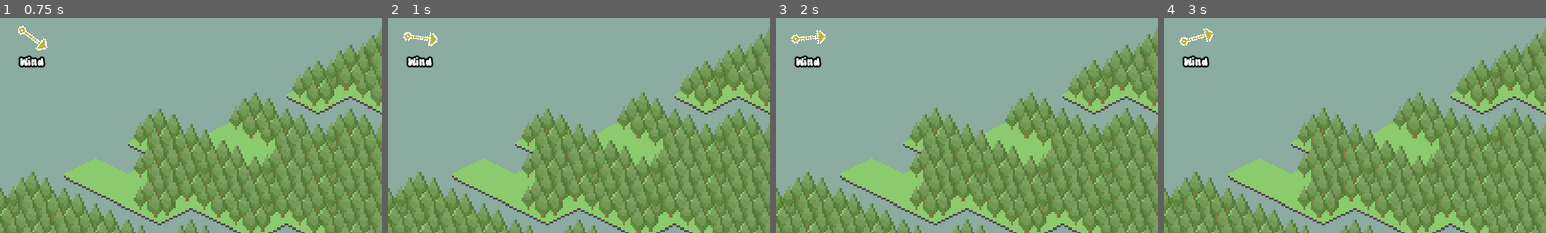
Above: before the commit, frames 1-4 (left to right).
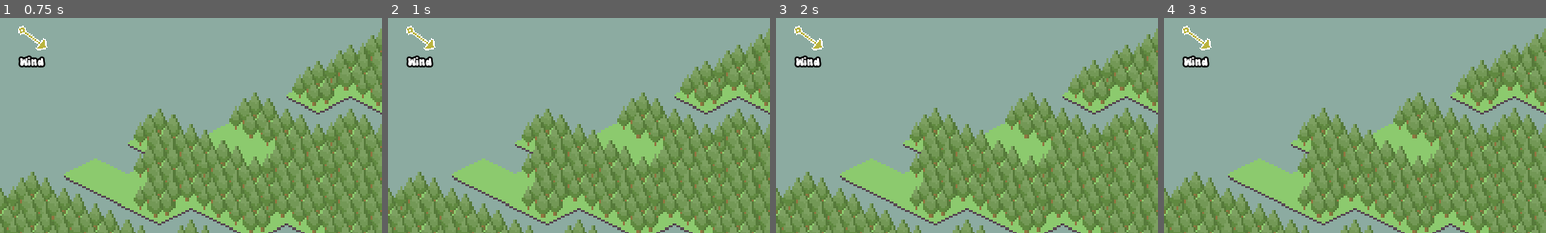
Above: after the commit, the same moments.

Repository: ManechLepage/BHX8.0
Game: Godot game, scene res://Scenes/testing1.tscn
The game is run twice, just before and just after one commit, with the same random seed, the same clock (stepped at 60 frames per second) and the same inputs.
Inputs:
- Up to frame 1 (0.75 s): click "Destroy" at 0.5 s
- Up to frame 2 (1 s): no input
- Up to frame 3 (2 s): click "Plane" at 1.25 s
- Up to frame 4 (3 s): click "Ultimate Planes" at 2 s; click "Destroy" at 2.75 s
The pictures show only the part of the screen within x 0-50%, y 10-60%; the shares and areas given below are measured in that part.

Frame 1 is identical in both runs. In frame 2, 0.4% of the frame differs, in the area x 4-13%, y 3-16%; in frame 3, 0.4%; in frame 4, 0.5%.

Commit message:
Score percentage - working now

Diff:
--- a/bhx/Scenes/testing1.tscn
+++ b/bhx/Scenes/testing1.tscn
@@ -87,6 +87,7 @@
 tile_set = SubResource("TileSet_wjvrg")
 
 [node name="Timer" type="Timer" parent="Tilemap"]
+wait_time = 5.0
 autostart = true
 
 [node name="Camera2D" type="Camera2D" parent="."]
--- a/bhx/Scripts/gamemanager.gd
+++ b/bhx/Scripts/gamemanager.gd
@@ -57,11 +57,7 @@
 
 	if not did_win:
 		var tileMap = get_tree().get_first_node_in_group("TileMap")
-		if tileMap.is_forest_safe():
-			var percentage: float = tileMap.get_percentage_of_remaining_trees()
-			var left: int = tileMap.get_number_of_remaining_trees()
-			output_score(left, percentage)
-			did_win = true
+		tileMap.update_if_player_win()
 
 func update_wind() -> void:
 	wind_orientation = (dir_noise.get_noise_1d(tick * DIR_SPEED) + 1) * PI
@@ -113,4 +109,4 @@
 		tile.heat = tile.new_heat
 
 func output_score(left: int, percentage: float) -> void:
-	get_tree().get_first_node_in_group("UI").animate_score(left, percentage)
+	get_tree().get_first_node_in_group("UI").animate_score(left, round(percentage * 100) / 100)
--- a/bhx/Scripts/input_manager.gd
+++ b/bhx/Scripts/input_manager.gd
@@ -20,15 +20,19 @@
 
 func _input(event: InputEvent) -> void:
 	update_hover()
+	var did_do_something: bool = false
 	if Input.is_action_just_pressed("Test1"):
 		selecting_type = SelectingType.DESTROY1
+		did_do_something = true
 	elif Input.is_action_just_pressed("Click") and selecting_type == SelectingType.DESTROY1:
 		destroy()
 		selecting_type = SelectingType.NONE
+		did_do_something = true
 	elif Input.is_action_just_pressed("Click") and selecting_type == SelectingType.PLANE1:
 		await get_tree().create_timer(10.0).timeout
 		plane_script.plane_function(tilemap.map, get_clicked_tile().position)
 		selecting_type = SelectingType.NONE
+		did_do_something = true
 	elif Input.is_action_just_pressed("Click") and selecting_type == SelectingType.PLANE2:
 		await get_tree().create_timer(10.0).timeout
 		var clicked_position: Vector2 = get_clicked_tile().position
@@ -36,6 +40,10 @@
 		for center in centers:
 			plane_script.plane_function(tilemap.map, center)
 		selecting_type = SelectingType.NONE
+		did_do_something = true
+
+	if did_do_something:
+		get_tree().get_first_node_in_group("TileMap").update_if_player_win()
 
 func get_clicked_tile() -> Tile:
 	var coords: Vector2i = tilemap.ground.local_to_map(tilemap.ground.get_local_mouse_position()) + tilemap.offset
--- a/bhx/Scripts/tilemap.gd
+++ b/bhx/Scripts/tilemap.gd
@@ -11,8 +11,7 @@
 @onready var ground: TileMapLayer = $Ground
 @onready var ground_cover: TileMapLayer = $GroundCover
 @onready var indicators: TileMapLayer = $Indicatiors
-
-
+var start_number_of_trees: int
 
 var offset: Vector2i
 
@@ -27,6 +26,11 @@
 
 	Gamemanager.reset()
 
+	start_number_of_trees = 0
+	for tile in map:
+		if tile.type == Gamemanager.TileType.FOREST and tile.burn_state == Gamemanager.BurnState.NONE:
+			start_number_of_trees += 1
+
 	var forest_tiles: Array[Tile] = Gamemanager.get_forest_tiles()
 	get_random_tile(forest_tiles).heat = 1
 
@@ -66,8 +70,8 @@
 			var position: Vector2i = Vector2i(x, y)
 			tile.type = get_tile_type(position)
 			tile.params = params
-			tile.burn_state = Gamemanager.BurnState.HIGH
-			tile.heat = 1
+			tile.burn_state = Gamemanager.BurnState.NONE
+			tile.heat = 0
 			tile.position = position
 			generated_map.append(tile)
 
@@ -223,6 +227,7 @@
 	var tile: Tile = get_tile_from_position(map, position)
 	tile.type = Game.TileType.PLAINS
 	update()
+	update_if_player_win()
 
 func get_number_of_remaining_trees() -> int:
 	var i: int = 0
@@ -234,7 +239,7 @@
 func get_percentage_of_remaining_trees() -> float:
 	var number_of_remaining_trees: int = get_number_of_remaining_trees()
 	var number_of_total_trees: int = Gamemanager.get_forest_tiles().size()
-	return float(number_of_remaining_trees / number_of_total_trees)
+	return float(float(number_of_remaining_trees) / float(start_number_of_trees))
 
 func is_forest_safe() -> bool:
 	var safe: bool = true
@@ -244,3 +249,10 @@
 				safe = false
 				break
 	return safe
+
+func update_if_player_win() -> void:
+	if is_forest_safe():
+		var percentage: float = get_percentage_of_remaining_trees()
+		var left: int = get_number_of_remaining_trees()
+		Gamemanager.output_score(left, percentage)
+		Gamemanager.did_win = true
--- a/bhx/Scripts/ui.gd
+++ b/bhx/Scripts/ui.gd
@@ -22,7 +22,6 @@
 func _input(event: InputEvent) -> void:
 	if Input.is_action_just_pressed("1"):
 		destroy()
-		animate_score(10, 0.2)
 	elif Input.is_action_just_pressed("2"):
 		plane()
 	elif Input.is_action_just_pressed("3"):
Not shown: 1 places in bhx/Scenes/testing1.tscn that only renumber resources
